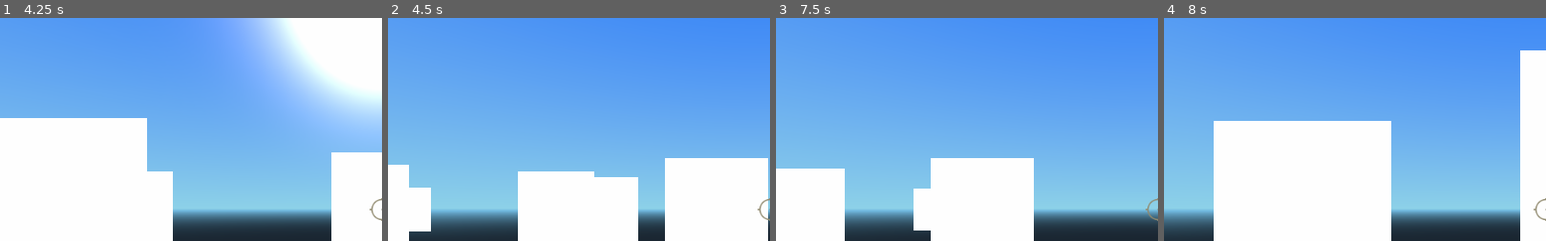
Above: before the commit, frames 1-4 (left to right).
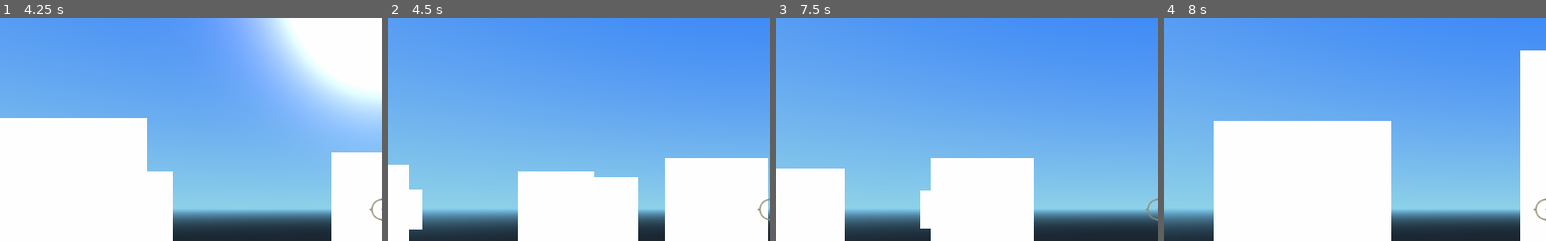
Above: after the commit, the same moments.

Repository: namanjainv/game-design
Game: Godot game, scene res://World.tscn
Same seed, same stepped clock (60 frames per second), same inputs: the game is played once before the commit and once after it.
Inputs (mouse positions are % of the whole screen's width and height, from its top left):
- Up to frame 1 (4.25 s): move the mouse to (55, 50) at 0.52 s; press the mouse at (55, 50) at 0.53 s; hold W (move_forwards) from 0.53 s (still down); move the mouse to (45, 50) at 1.27 s; release the mouse at (45, 50) at 1.28 s; click (45, 50) at 1.35 s; move the mouse to (52, 48) at 2.02 s; press the mouse at (52, 48) at 2.03 s; move the mouse to (49, 52) at 2.77 s; release the mouse at (49, 52) at 2.78 s; click (49, 52) at 2.85 s; move the mouse to (57, 51) at 3.52 s; press the mouse at (57, 51) at 3.53 s
- Up to frame 2 (4.5 s): keep holding W (move_forwards); move the mouse to (42, 49) at 4.27 s; release the mouse at (42, 49) at 4.28 s; click (42, 49) at 4.35 s
- Up to frame 3 (7.5 s): move the mouse to (51, 50) at 5.02 s; press the mouse at (51, 50) at 5.03 s; move the mouse to (46, 48) at 5.77 s; release W (move_forwards) at 5.78 s; release the mouse at (46, 48) at 5.78 s; hold D (move_right) 5.78-6.53 s; click (46, 48) at 5.85 s; move the mouse to (55, 50) at 6.52 s; press the mouse at (55, 50) at 6.53 s; hold W (move_forwards) from 6.53 s (still down); move the mouse to (45, 50) at 7.27 s; release the mouse at (45, 50) at 7.28 s; click (45, 50) at 7.35 s
- Up to frame 4 (8 s): keep holding W (move_forwards)
The pictures show only the part of the screen within x 0-50%, y 7-57%; the shares and areas given below are measured in that part.

Frame 1 is identical in both runs. In frame 2, 0.5% of the frame differs, in the area x 5-12%, y 76-96%; in frame 3, 0.4%; in frame 4, nothing differs.

Commit message:
zombie random movement added

Diff:
--- a/Assignment 1/Doom Clone/Zombie.gd
+++ b/Assignment 1/Doom Clone/Zombie.gd
@@ -1,15 +1,15 @@
 extends KinematicBody
 
 const MOVE_SPEED = 3
-const RAND_MOVEMENT_DISTANCE = 2
 
 onready var raycast = $RayCast
 onready var anim_player = $AnimationPlayer
 
+var rng = RandomNumberGenerator.new()
 var player = null
 var dead = false
 var HITS_TO_DIE = 2
-var SENSE_DISTANCE = null
+var SENSE_DISTANCE = 20
 
 func _ready():
 	anim_player.play("walk")
@@ -20,12 +20,24 @@
 		return
 	if player == null:
 		return
+	rng.seed = randi()
+	var vec_movement = null
+	if player.translation.distance_to(translation) > SENSE_DISTANCE:
+		# Move zombie randomly
+		var new_translation = translation
+		new_translation[0] = rng.randi_range(-100,100)
+		new_translation[2] = rng.randi_range(-100,100)
+		vec_movement = new_translation - translation
+	else:
+		# Move zombie to the player
+		vec_movement = player.translation - translation
 
-	var vec_to_player = player.translation - translation
-	vec_to_player = vec_to_player.normalized()
-	raycast.cast_to = vec_to_player * 1.5
+	vec_movement = vec_movement.normalized()
+	raycast.cast_to = vec_movement * 1.5
 
-	move_and_collide(vec_to_player * MOVE_SPEED * delta)
+	move_and_collide(vec_movement * MOVE_SPEED * delta)
+
+
 
 	if raycast.is_colliding():
 		var coll = raycast.get_collider()
